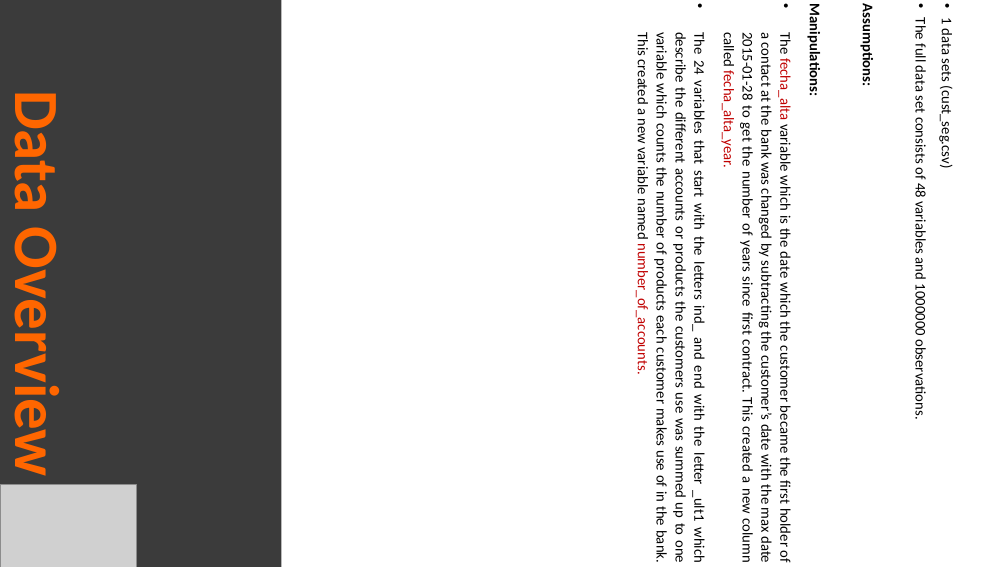
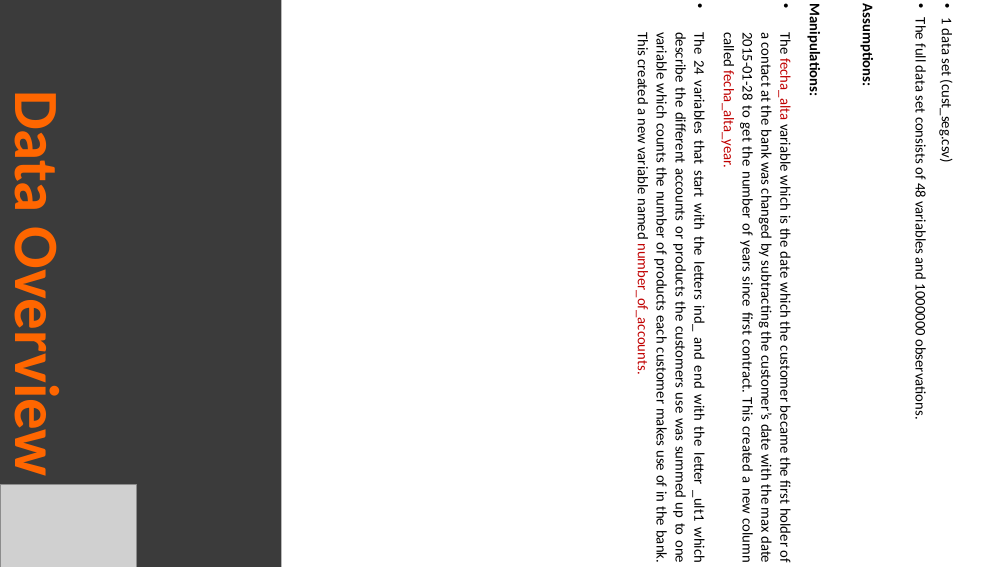
Before and after one commit to shelovescode000/CustomerSegmentationProject, a slide deck: slide 6 of DGI_Final_Report.potx. Drawn at 1008x567 pixels with LibreOffice and Linux fonts; fonts in the diff are those of the drawing; grey boxes stand for pictures. Boxes give left, top, right and bottom in pixels: in the first picture for what was removed or moved away, otherwise in the second. Text is boxed around its words. In the diff, an @@ line names an element or a change of style, - is before the commit and + after.

```diff
--- a/DGI_Final_Report.potx
+++ b/DGI_Final_Report.potx
@@ subtitle at [938,18,956,161]: text changed @@
-• 1 data sets (cust_seg.csv)
+• 1 data set (cust_seg.csv)
```
Also in this commit, not shown: 1 other slide changed, 4 slides added, 2 slides removed, 4 other files.
